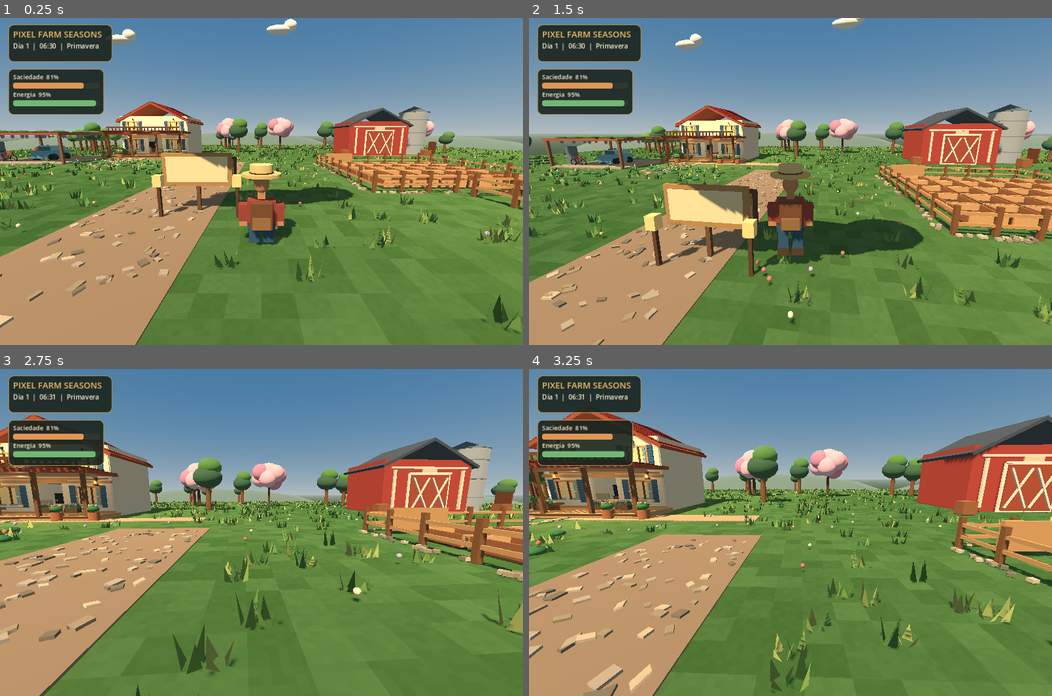
Above: before the commit, frames 1-4 (two rows, left to right).
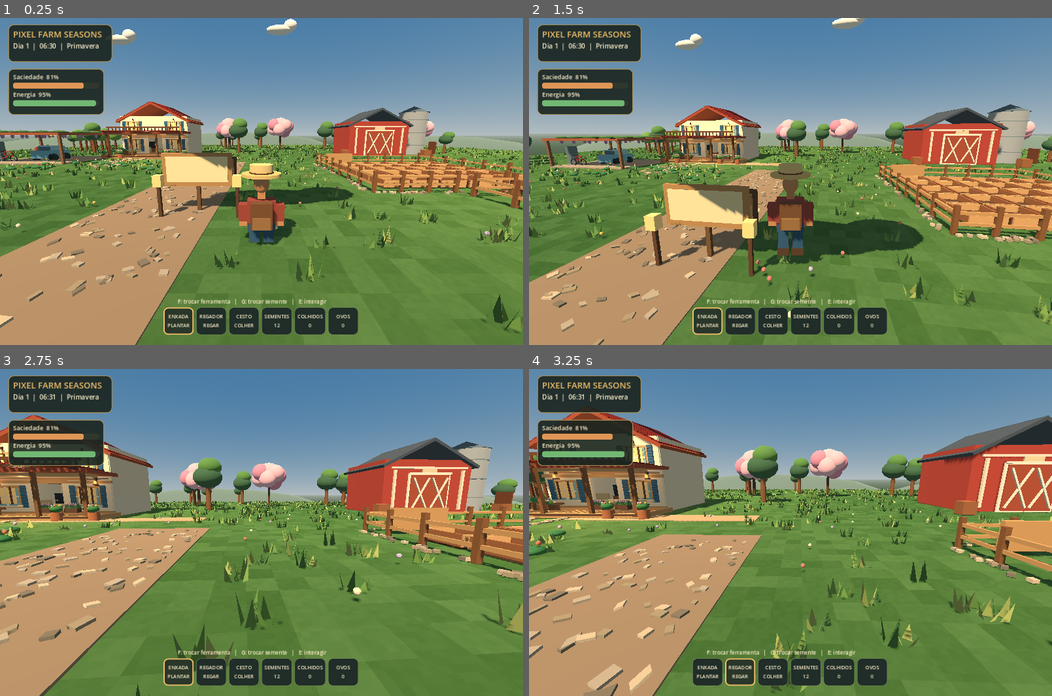
Above: after the commit, the same moments.

Repository: juniordev830/pixel-farm-seasons
Game: Godot game, scene res://scenes/farm_world.tscn
Same seed, same stepped clock (60 frames per second), same inputs: the game is played once before the commit and once after it.
Inputs (mouse positions are in pixels of both pictures, inside the frame that each line leads up to):
- Up to frame 1 (0.25 s): no input
- Up to frame 2 (1.5 s): tap Enter (ui_accept) at 0.5 s; move the mouse to (816, 181) at 0.52 s; hold Ctrl (crouch) 0.53-1.28 s; hold W (move_forward) from 0.53 s (still down); tap Space (jump) at 0.77 s; move the mouse to (764, 181) at 1.27 s; tap Shift (sprint) at 1.35 s
- Up to frame 3 (2.75 s): keep holding W (move_forward); tap Space (jump) at 1.52 s; move the mouse to (271, 525) at 2.02 s; hold V (toggle_camera) from 2.03 s (still down)
- Up to frame 4 (3.25 s): keep holding W (move_forward); move the mouse to (785, 539) at 2.77 s; release V (toggle_camera) at 2.78 s; tap F at 2.85 s; tap Space (jump) at 3.02 s

The runs differ from the first frame. In frame 1, 3.0% of the frame differs, in the area x 31-69%, y 85-97%; in frame 2, 3.0%; in frame 3, 3.0%; in frame 4, 3.0%.

Commit message:
feat(ui): add center-screen farming quickbar matching approved cozy HUD direction

Diff:
--- a/godot/scripts/cozy_game_hud.gd
+++ b/godot/scripts/cozy_game_hud.gd
@@ -28,6 +28,8 @@
 var tools: Label
 var warning_label: Label
 var refresh_elapsed := 0.0
+var quick_slots: Array[PanelContainer] = []
+var quick_labels: Array[Label] = []
 
 
 func _ready() -> void:
@@ -163,6 +165,68 @@
         "Seu personagem tem horarios e pensamentos.", 17, CREAM)
     warning_label.autowrap_mode = TextServer.AUTOWRAP_WORD_SMART
     warning_label.custom_minimum_size = Vector2(425, 55)
+    _build_quickbar()
+
+
+func _quick_style(selected: bool) -> StyleBoxFlat:
+    var style := StyleBoxFlat.new()
+    style.bg_color = Color("#293629") if selected else Color("#202d28")
+    style.border_color = ACCENT if selected else Color("#788566")
+    style.set_border_width_all(3 if selected else 1)
+    style.set_corner_radius_all(11)
+    style.content_margin_left = 7
+    style.content_margin_top = 9
+    style.content_margin_right = 7
+    style.content_margin_bottom = 9
+    return style
+
+
+func _build_quickbar() -> void:
+    # Compact toolbar inspired by the approved screenshot; F/G remain the
+    # actual controls until direct numeric shortcuts are implemented.
+    var width := get_viewport().get_visible_rect().size.x
+    var height := get_viewport().get_visible_rect().size.y
+    var row := HBoxContainer.new()
+    row.name = "QuickTools"
+    row.position = Vector2((width - 480.0) * 0.5, height - 92.0)
+    row.mouse_filter = Control.MOUSE_FILTER_IGNORE
+    row.add_theme_constant_override("separation", 6)
+    root_control.add_child(row)
+    for label in ["PLANTAR", "REGAR", "COLHER", "SEMENTES", "PRODUCAO", "OVOS"]:
+        var slot := PanelContainer.new()
+        slot.custom_minimum_size = Vector2(74, 67)
+        slot.mouse_filter = Control.MOUSE_FILTER_IGNORE
+        slot.add_theme_stylebox_override("panel", _quick_style(false))
+        row.add_child(slot)
+        var text_node := Label.new()
+        text_node.text = label
+        text_node.horizontal_alignment = HORIZONTAL_ALIGNMENT_CENTER
+        text_node.vertical_alignment = VERTICAL_ALIGNMENT_CENTER
+        text_node.add_theme_font_size_override("font_size", 12)
+        text_node.add_theme_color_override("font_color", CREAM)
+        text_node.mouse_filter = Control.MOUSE_FILTER_IGNORE
+        slot.add_child(text_node)
+        quick_slots.append(slot)
+        quick_labels.append(text_node)
+    var help := _text(root_control, "QuickToolsHelp", "F: trocar ferramenta   |   G: trocar semente   |   E: interagir", 13, CREAM)
+    help.position = Vector2((width - 410.0) * 0.5, height - 116.0)
+
+
+func _refresh_quickbar() -> void:
+    if quick_labels.size() != 6 or life == null:
+        return
+    var farm := life.get("farm_system") as Node3D
+    var selected := 0
+    if farm != null:
+        selected = int(farm.get("tool_index"))
+    for i in range(3):
+        quick_slots[i].add_theme_stylebox_override("panel", _quick_style(i == selected))
+    quick_labels[0].text = "ENXADA\nPLANTAR"
+    quick_labels[1].text = "REGADOR\nREGAR"
+    quick_labels[2].text = "CESTO\nCOLHER"
+    quick_labels[3].text = "SEMENTES\n%d" % int(life.get("seeds"))
+    quick_labels[4].text = "COLHIDOS\n%d" % int(life.get("harvested"))
+    quick_labels[5].text = "OVOS\n%d" % int(life.get("eggs"))
 
 
 func _process(delta: float) -> void:
@@ -194,6 +258,7 @@
     energy_text.text = "Energia  %d%%" % int(energy)
     hunger_bar.value = hunger
     energy_bar.value = energy
+    _refresh_quickbar()
 
     var hunger_style := StyleBoxFlat.new()
     hunger_style.bg_color = DANGER if hunger < 30 else WARNING
